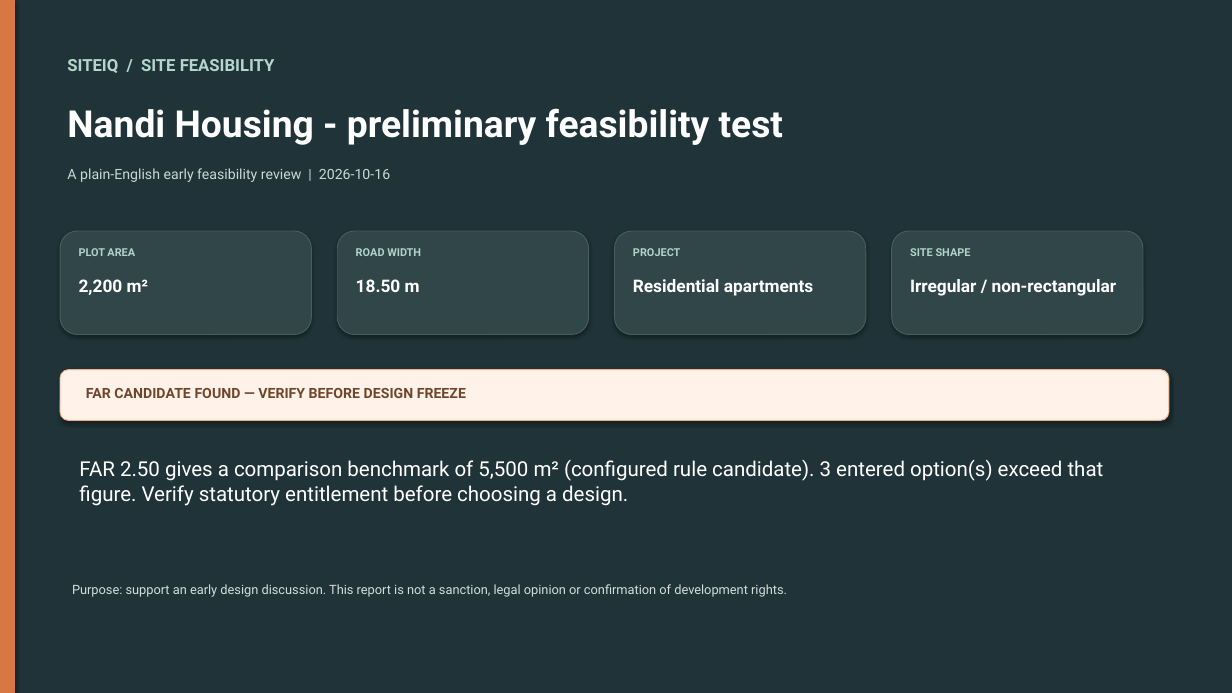
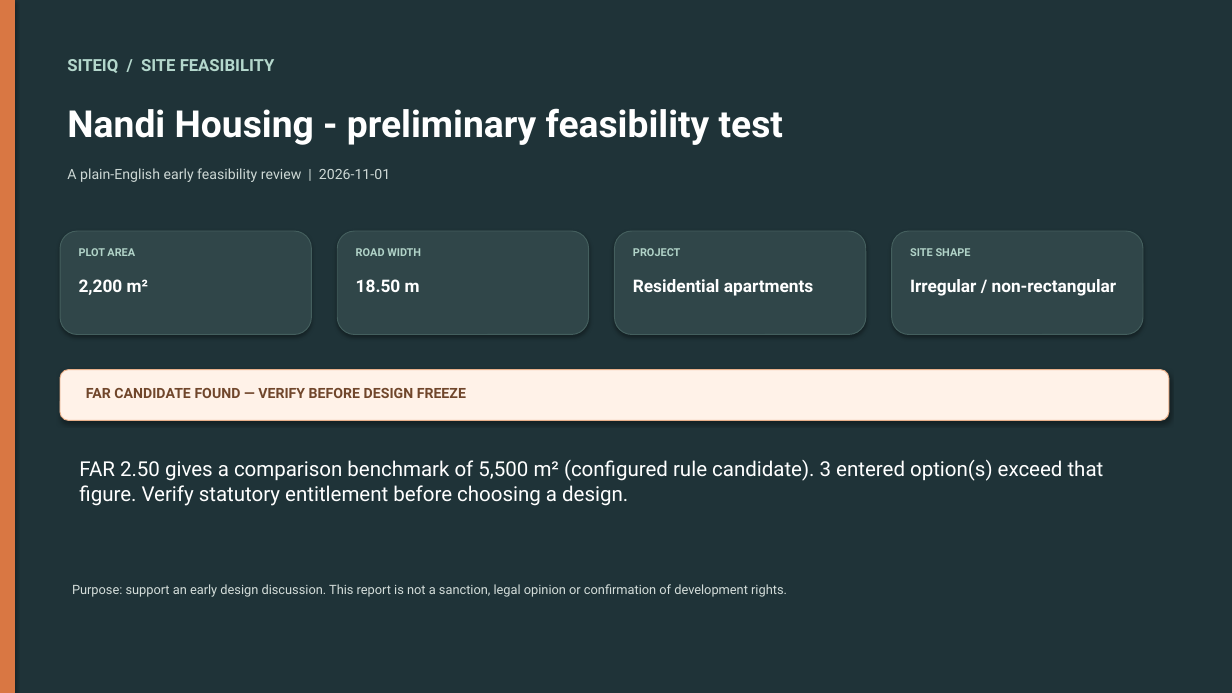
Before and after one commit to Pritish3110/SiteIQ, a slide deck: slide 1 of sample_outputs/SiteIQ_Nandi_Detailed_Report_v0.4.7.pptx. Drawn at 1232x693 pixels with LibreOffice and Linux fonts; fonts in the diff are those of the drawing. Boxes give left, top, right and bottom in pixels: in the first picture for what was removed or moved away, otherwise in the second. Text is boxed around its words. In the diff, an @@ line names an element or a change of style, - is before the commit and + after.

```diff
--- a/sample_outputs/SiteIQ_Nandi_Detailed_Report_v0.4.7.pptx
+++ b/sample_outputs/SiteIQ_Nandi_Detailed_Report_v0.4.7.pptx
@@ text at bbox=[67, 168, 390, 182]: text changed @@
-A plain-English early feasibility review | 2026-10-16
+A plain-English early feasibility review | 2026-11-01
```
Also in this commit, not shown: 13 other files.
